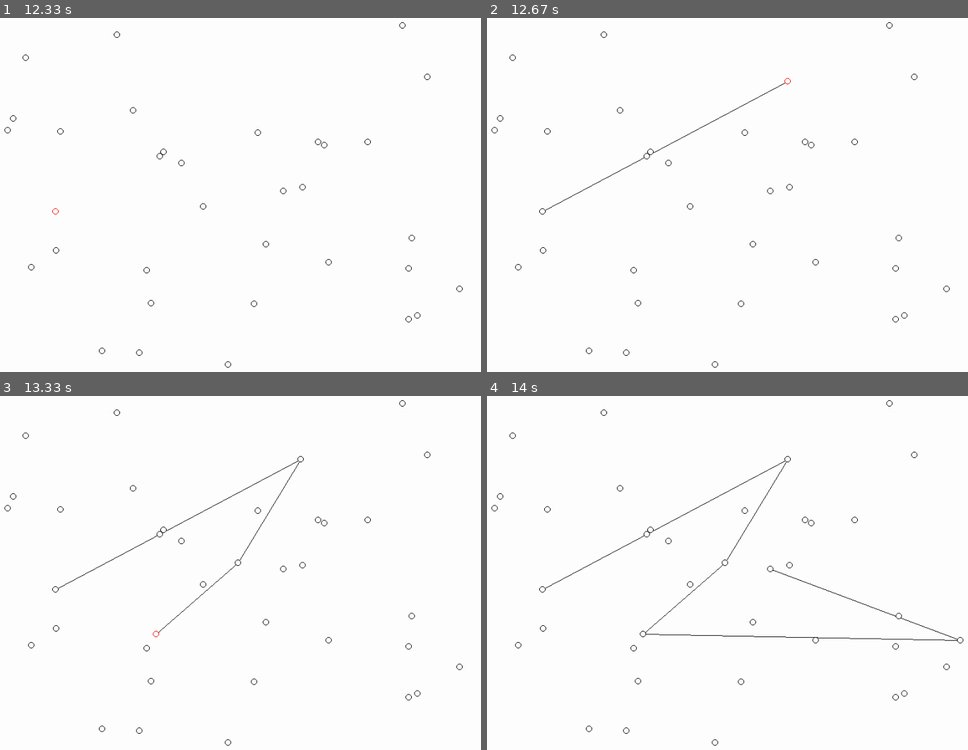
Above: before the commit, frames 1-4 (two rows, left to right).
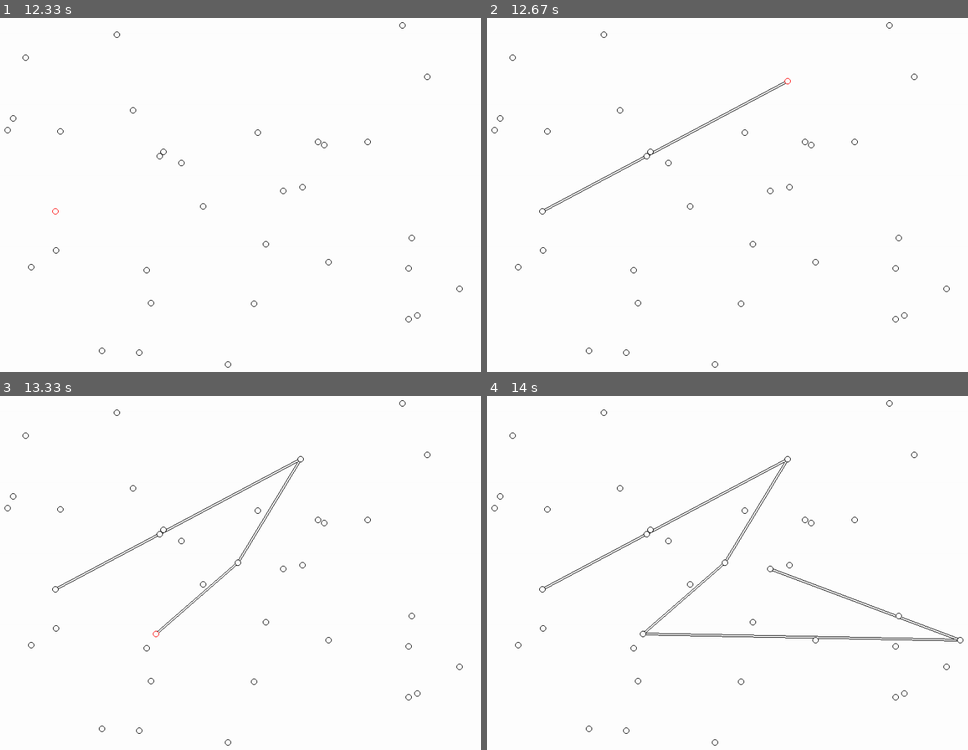
Above: after the commit, the same moments.

Repository: GGN-2015/knotpen2
Game: pygame game, started from knotpen2/__main__.py
The game is run twice, just before and just after one commit, with the same random seed, the same clock (stepped at 60 frames per second) and the same inputs.
Inputs (mouse positions are in pixels of both pictures, inside the frame that each line leads up to):
- Up to frame 1 (12.33 s): click (235, 198) at 0.38 s; press the mouse at (235, 198) at 0.7 s; move the mouse to (134, 233) at 0.8 s; release the mouse at (28, 265) at 0.93 s; click (404, 25) at 1.05 s; click (57, 131) at 1.38 s; click (283, 191) at 1.72 s; click (327, 262) at 2.05 s; click (202, 205) at 2.38 s; click (14, 117) at 2.72 s; click (226, 364) at 3.05 s; click (365, 141) at 3.38 s; click (149, 301) at 3.72 s; click (428, 78) at 4.05 s; click (134, 110) at 4.38 s; click (264, 244) at 4.72 s; click (163, 152) at 5.05 s; click (254, 304) at 5.38 s; click (52, 212) at 5.72 s; click (144, 269) at 6.05 s; click (317, 141) at 6.38 s; click (101, 350) at 6.72 s; click (408, 318) at 7.05 s; click (322, 145) at 7.38 s; click (115, 35) at 7.72 s; click (57, 251) at 8.05 s; click (182, 163) at 8.38 s; click (418, 315) at 8.72 s; click (4, 131) at 9.05 s; click (408, 237) at 9.38 s; click (303, 187) at 9.72 s; click (408, 269) at 10.05 s; click (24, 56) at 10.38 s; click (456, 287) at 10.72 s; click (259, 131) at 11.05 s; click (139, 350) at 11.38 s; click (158, 156) at 11.72 s; click (57, 212) at 12.05 s
- Up to frame 2 (12.67 s): click (785, 81) at 12.38 s
- Up to frame 3 (13.33 s): click (235, 562) at 12.72 s; click (153, 633) at 13.05 s
- Up to frame 4 (14 s): click (958, 640) at 13.38 s; click (765, 569) at 13.72 s

Frame 1 is identical in both runs. In frame 2, 0.4% of the frame differs, in the area x 11-63%, y 17-55%; in frame 3, 0.8%; in frame 4, 1.7%, in the area x 11-99%, y 17-70%.

Commit message:
v2025-06-20

Diff:
--- a/knotpen2/Knotpen2GameObject.py
+++ b/knotpen2/Knotpen2GameObject.py
@@ -4,6 +4,7 @@
 from . import GameObject
 from . import MemoryObject
 from . import constant_config
+from . import pygame_utils
 
 STATUS_LIST = [
     "free",        # 自由状态
@@ -84,7 +85,6 @@
                     self.status    = "select_dot"
                     self.focus_dot = dot_id # 焦点传递
 
-
     def handle_mouse_up(self, button, x, y):
         super().handle_mouse_up(button, x, y)
         if button == constant_config.LEFT_KEY_ID:
@@ -109,7 +109,7 @@
             dot_from, dot_to = line_dict[line_id]
             pos_from = dot_dict[dot_from]
             pos_to   = dot_dict[dot_to]
-            pygame.draw.line(screen, constant_config.BLACK, pos_from, pos_to, 1)
+            pygame_utils.draw_thick_line(screen, pos_from, pos_to, 3, constant_config.BLACK)
 
         for dot_id in dot_dict: # 绘制所有节点
             x, y = dot_dict[dot_id]
@@ -117,6 +117,4 @@
             color = constant_config.BLACK
             if self.status == "select_dot" and dot_id == self.focus_dot:
                 color = constant_config.RED
-
-            pygame.draw.circle(screen, constant_config.WHITE, (x, y), constant_config.CIRCLE_RADIUS)
-            pygame.draw.circle(screen, color, (x, y), constant_config.CIRCLE_RADIUS, 1)
+            pygame_utils.draw_empty_circle(screen, color, x, y, constant_config.CIRCLE_RADIUS)
--- /dev/null
+++ b/knotpen2/pygame_utils.py
@@ -0,0 +1,33 @@
+import pygame
+import math
+from . import constant_config
+
+def draw_thick_line(screen, start, end, width, color):
+    """绘制有宽度的线（使用多边形）"""
+    dx = end[0] - start[0]
+    dy = end[1] - start[1]
+    length = math.sqrt(dx*dx + dy*dy)
+
+    if length == 0:
+        return  # 起点和终点相同，无法绘制线
+
+    # 计算垂直于线段的方向
+    perp_x = -dy / length
+    perp_y = dx / length
+
+    # 计算四个顶点
+    offset = width / 2
+    p1 = (start[0] + perp_x * offset, start[1] + perp_y * offset)
+    p2 = (start[0] - perp_x * offset, start[1] - perp_y * offset)
+    p3 = (end[0] - perp_x * offset, end[1] - perp_y * offset)
+    p4 = (end[0] + perp_x * offset, end[1] + perp_y * offset)
+
+    # 绘制填充的多边形（白色长方形）
+    pygame.draw.polygon(screen, constant_config.WHITE, [p1, p2, p3, p4])
+
+    # 绘制边框（无填充的长方形）
+    pygame.draw.polygon(screen, color, [p1, p2, p3, p4], 1)
+
+def draw_empty_circle(screen, border_color, x, y, radius):
+    pygame.draw.circle(screen, constant_config.WHITE, (x, y), radius)
+    pygame.draw.circle(screen, border_color, (x, y), radius, 1)
